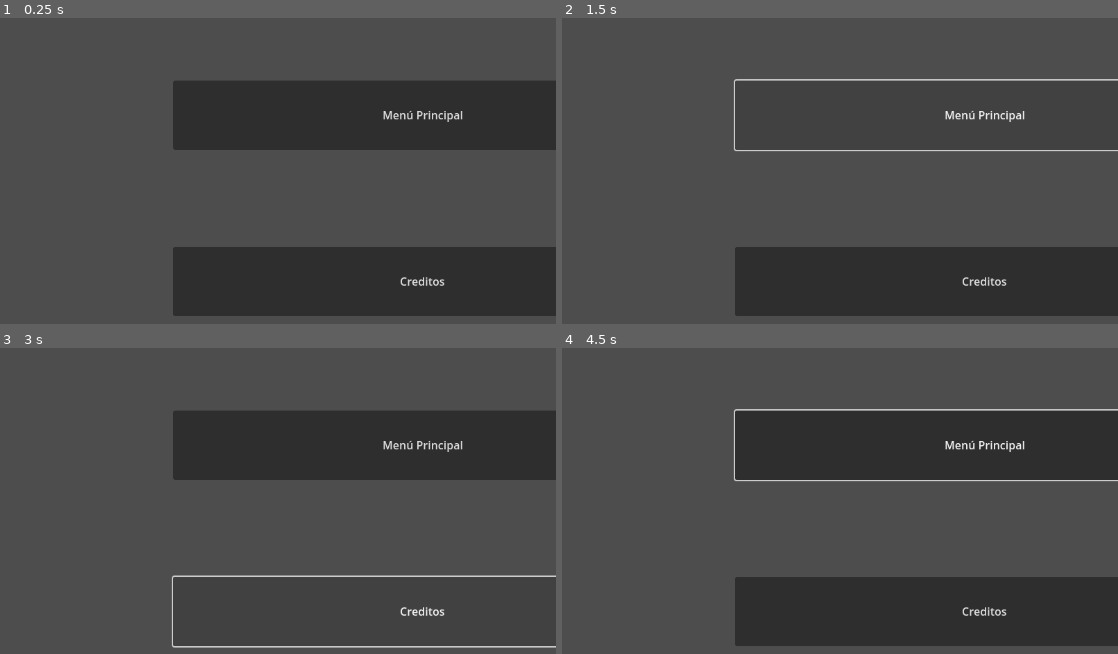
Above: before the commit, frames 1-4 (two rows, left to right).
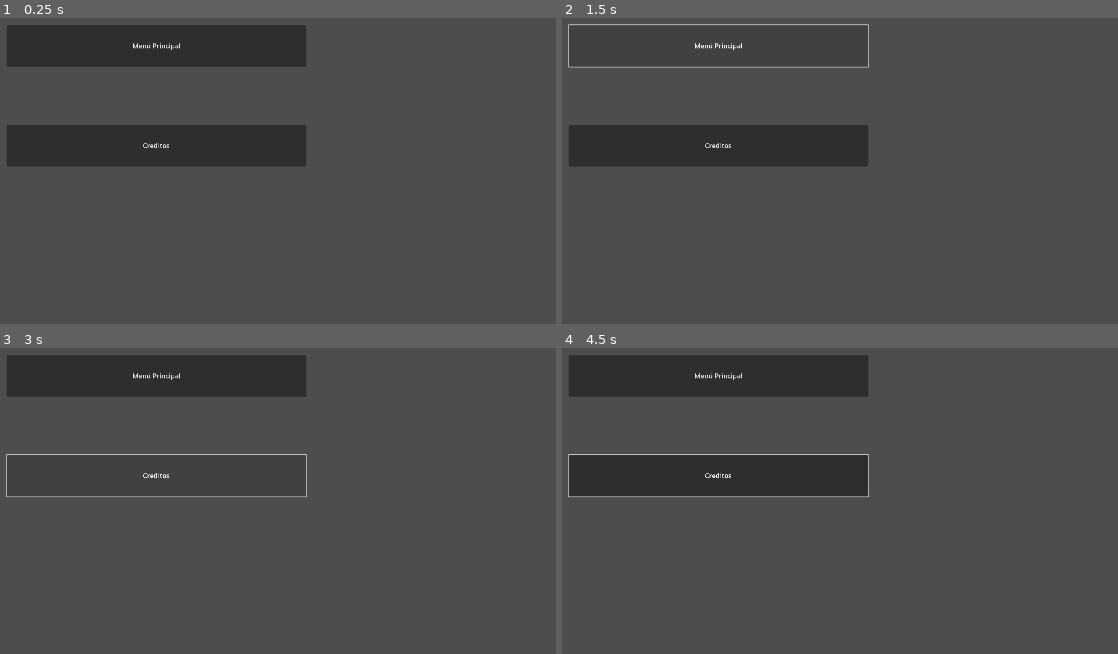
Above: after the commit, the same moments.

Repository: nadiadecar/WomensGameJam2023
Game: Godot game, scene res://InterfacesUsuario/MenuPausa.tscn
Two runs of this game, one before a commit and one after it. Both use one fixed random seed, a clock stepped at 60 frames per second and the inputs below. The project has no main scene, so this scene is started directly.
Inputs (mouse positions are in pixels of both pictures, inside the frame that each line leads up to):
- Up to frame 1 (0.25 s): no input
- Up to frame 2 (1.5 s): click "Menú Principal" at 0.5 s; click "Menú Principal" at 1.25 s
- Up to frame 3 (3 s): click "Menú Principal" at 2 s; click "Creditos" at 2.75 s
- Up to frame 4 (4.5 s): move the mouse to (895, 473) at 3.52 s; click (895, 473) at 3.6 s; move the mouse to (outside the picture) at 4.27 s; click (outside the picture) at 4.35 s

The runs differ from the first frame. In frame 1, 42% of the frame differs, in the area x 1-100%, y 2-98%; in frame 2, 22%; in frame 3, 22%; in frame 4, 42%.

Commit message:
Se agrega la base de la escena dos con el movimiento de los petalos

Diff:
--- /dev/null
+++ b/Escenas/celular.tscn
@@ -0,0 +1,8 @@
+[gd_scene load_steps=2 format=3 uid="uid://khioykstqlgd"]
+
+[ext_resource type="Texture2D" uid="uid://bb72lg8xcicwo" path="res://Assets/Celular.png" id="1_mxoyn"]
+
+[node name="celular" type="Node2D"]
+
+[node name="Celular" type="Sprite2D" parent="."]
+texture = ExtResource("1_mxoyn")
--- /dev/null
+++ b/Escenas/margarita_celular.tscn
@@ -0,0 +1,43 @@
+[gd_scene load_steps=5 format=3 uid="uid://bg3m8he3bo8pw"]
+
+[ext_resource type="Texture2D" uid="uid://cpcyltfuixrtu" path="res://Assets/Fondo Escena 2.png" id="1_s4etf"]
+[ext_resource type="PackedScene" uid="uid://khioykstqlgd" path="res://Escenas/celular.tscn" id="2_eodpg"]
+[ext_resource type="Texture2D" uid="uid://dx7n08ks5k3ov" path="res://Assets/Margarita sin petalos.png" id="3_1c5ra"]
+[ext_resource type="PackedScene" uid="uid://dicdh73k045ud" path="res://Escenas/petalo.tscn" id="4_6eb1b"]
+
+[node name="margarita_celular" type="Node2D"]
+
+[node name="FondoEscena2" type="Sprite2D" parent="."]
+position = Vector2(960, 540)
+texture = ExtResource("1_s4etf")
+
+[node name="celular" parent="." instance=ExtResource("2_eodpg")]
+position = Vector2(1499, 536)
+
+[node name="petalo" parent="." instance=ExtResource("4_6eb1b")]
+position = Vector2(498, 251)
+rotation = 0.0174533
+
+[node name="petalo2" parent="." instance=ExtResource("4_6eb1b")]
+position = Vector2(494, 566)
+rotation = 3.1765
+
+[node name="petalo3" parent="." instance=ExtResource("4_6eb1b")]
+position = Vector2(640, 476)
+rotation = 2.04204
+
+[node name="petalo5" parent="." instance=ExtResource("4_6eb1b")]
+position = Vector2(370, 492)
+rotation = 4.15388
+
+[node name="petalo6" parent="." instance=ExtResource("4_6eb1b")]
+position = Vector2(371, 322)
+rotation = 5.34071
+
+[node name="petalo7" parent="." instance=ExtResource("4_6eb1b")]
+position = Vector2(628, 321)
+rotation = 0.959931
+
+[node name="MargaritaSinPetalos" type="Sprite2D" parent="."]
+position = Vector2(544, 665)
+texture = ExtResource("3_1c5ra")
--- /dev/null
+++ b/Escenas/petalo.tscn
@@ -0,0 +1,22 @@
+[gd_scene load_steps=4 format=3 uid="uid://dicdh73k045ud"]
+
+[ext_resource type="Texture2D" uid="uid://dwf2rhalbgbfw" path="res://Assets/Petalo solo.png" id="1_4dpdy"]
+[ext_resource type="Script" path="res://Scripts/petalo.gd" id="1_tajrh"]
+
+[sub_resource type="CapsuleShape2D" id="CapsuleShape2D_lmndo"]
+radius = 35.0
+height = 208.0
+
+[node name="petalo" type="Node2D"]
+script = ExtResource("1_tajrh")
+
+[node name="PetaloSolo" type="Sprite2D" parent="."]
+texture = ExtResource("1_4dpdy")
+
+[node name="Area2D" type="Area2D" parent="PetaloSolo"]
+
+[node name="CollisionShape2D" type="CollisionShape2D" parent="PetaloSolo/Area2D"]
+position = Vector2(-6, 4)
+shape = SubResource("CapsuleShape2D_lmndo")
+
+[connection signal="input_event" from="PetaloSolo/Area2D" to="." method="_on_area_2d_input_event"]
--- /dev/null
+++ b/Scripts/petalo.gd
@@ -0,0 +1,23 @@
+extends Node2D
+
+
+var seleccionado = false
+var cae = false
+
+
+func _on_area_2d_input_event(viewport, event, shape_idx):
+	if Input.is_action_just_pressed("click"):
+		seleccionado = true
+
+
+func _physics_process(delta):
+	if seleccionado:
+		global_position = lerp(global_position, get_global_mouse_position(), 25*delta )
+	if cae:
+		global_position = lerp(global_position, Vector2(global_position.x, 900), 10*delta)
+
+func _input(event):
+	if event is InputEventMouseButton:
+		if event.button_index == MOUSE_BUTTON_LEFT and not event.pressed and seleccionado:
+			seleccionado = false
+			cae = true
--- a/project.godot
+++ b/project.godot
@@ -17,6 +17,9 @@
 
 [display]
 
+window/size/viewport_width=1920
+window/size/viewport_height=1080
+window/size/mode=3
 window/size/resizable=false
 
 [input]
@@ -26,3 +29,7 @@
 "events": [Object(InputEventMouseButton,"resource_local_to_scene":false,"resource_name":"","device":-1,"window_id":0,"a …(258 unchanged characters)…
 ]
 }
+
+[rendering]
+
+textures/canvas_textures/default_texture_filter=0
Binary file added: Assets/Celular.png
Not shown, added: Assets/Celular.png.import
Binary file added: Assets/Fondo Escena 2.png
Not shown, added: Assets/Fondo Escena 2.png.import
Binary file added: Assets/Margarita sin petalos.png
Not shown, added: Assets/Margarita sin petalos.png.import
Binary file added: Assets/Petalo solo.png
Not shown, added: Assets/Petalo solo.png.import
